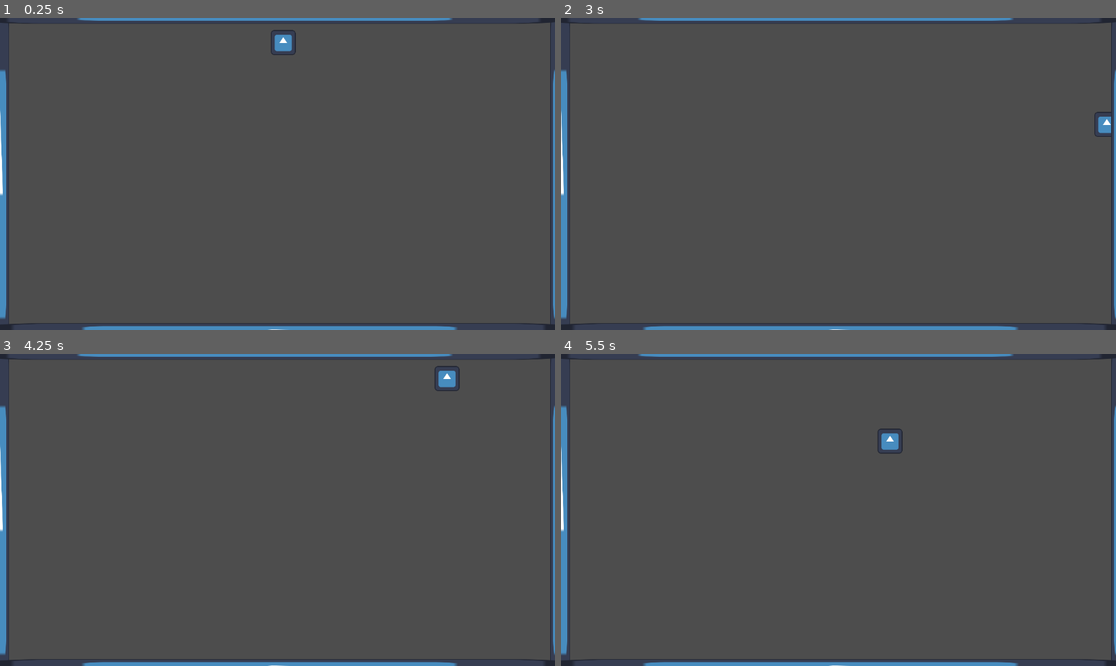
Above: before the commit, frames 1-4 (two rows, left to right).
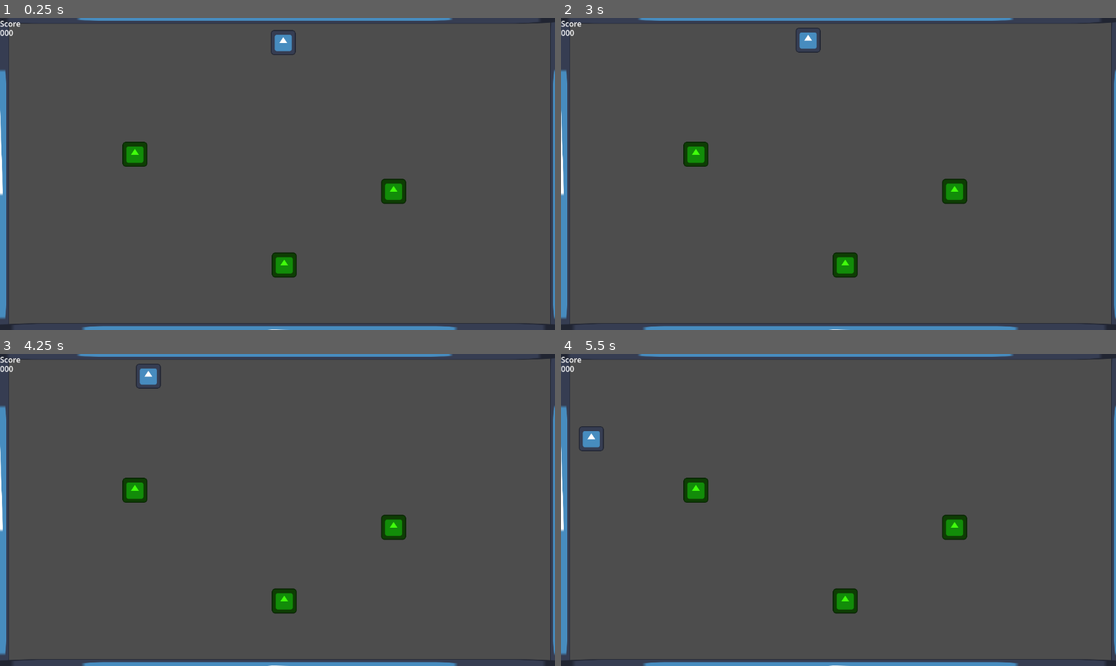
Above: after the commit, the same moments.

Repository: SamCPollock/MeerkaChase
Game: Godot game, scene res://RootScene.tscn
Two runs of this game, one before a commit and one after it. Both use one fixed random seed, a clock stepped at 60 frames per second and the inputs below. The engine's default icon, where the game draws it, is replaced by a stand-in: a white triangle on a blue panel in a dark square.
Inputs:
- Up to frame 1 (0.25 s): no input
- Up to frame 2 (3 s): hold D (right) 0.53-1.28 s; hold S (down) 1.28-2.03 s; hold D (right) 2.03-2.78 s; hold W (up) from 2.78 s (still down)
- Up to frame 3 (4.25 s): release W (up) at 3.53 s; hold A (left) from 3.53 s (still down)
- Up to frame 4 (5.5 s): release A (left) at 5.03 s; hold S (down) from 5.03 s (still down)

The runs differ from the first frame. In frame 1, 1.2% of the frame differs, in the area x 0-74%, y 0-84%; in frame 2, 1.5%; in frame 3, 1.6%, in the area x 0-83%, y 0-84%; in frame 4, 1.6%.
Error before the commit: Invalid call. Nonexistent function 'is_type' in base 'Area2D'. (res://Player.gd:30)

Commit message:
Added score

Diff:
--- /dev/null
+++ b/Pickup.gd
@@ -0,0 +1,20 @@
+extends Node2D
+
+
+
+# Called when the node enters the scene tree for the first time.
+func _ready():
+	pass # Replace with function body.
+
+
+# Called every frame. 'delta' is the elapsed time since the previous frame.
+func _process(delta):
+	pass
+
+
+func _on_area_2d_area_entered(area):
+	print("SOMETHING ENTERED")
+	SignalManagerAutoload.point_collected.emit()
+	if (area.is_in_group("Player")):
+		print("EARNED SCORE!")
+		queue_free()
--- /dev/null
+++ b/Pickup.tscn
@@ -0,0 +1,22 @@
+[gd_scene load_steps=4 format=3 uid="uid://bbp3qkr4la53b"]
+
+[ext_resource type="Script" path="res://Pickup.gd" id="1_cqvrw"]
+[ext_resource type="Texture2D" uid="uid://bdgasfxyuhfa2" path="res://icon.svg" id="1_s0kjf"]
+
+[sub_resource type="CircleShape2D" id="CircleShape2D_lljtv"]
+radius = 67.9154
+
+[node name="Pickup" type="Node2D"]
+script = ExtResource("1_cqvrw")
+
+[node name="Sprite2D" type="Sprite2D" parent="." groups=["Pickup"]]
+modulate = Color(0.254902, 1, 0.0470588, 1)
+scale = Vector2(0.4, 0.4)
+texture = ExtResource("1_s0kjf")
+
+[node name="Area2D" type="Area2D" parent="Sprite2D"]
+
+[node name="CollisionShape2D" type="CollisionShape2D" parent="Sprite2D/Area2D"]
+shape = SubResource("CircleShape2D_lljtv")
+
+[connection signal="area_entered" from="Sprite2D/Area2D" to="." method="_on_area_2d_area_entered"]
--- a/Player.gd
+++ b/Player.gd
@@ -2,6 +2,10 @@
 
 const SPEED = 300.0
 var direction = Vector2.RIGHT
+var originalPos
+
+func _enter_tree():
+	originalPos = position
 
 func _process(delta):
 		get_input()
@@ -27,5 +31,6 @@
 
 
 func _on_area_2d_area_entered(area):
-	if (area.is_type("Wall.tscn")):
-		print("I died!")
+	if (area.is_in_group("Danger")):
+		position = originalPos
+		print ("GAME OVER!!!")
--- a/Player.tscn
+++ b/Player.tscn
@@ -21,7 +21,7 @@
 	pass
 "
 
-[node name="Player" type="CharacterBody2D"]
+[node name="Player" type="CharacterBody2D" groups=["Player"]]
 scale = Vector2(0.4, 0.4)
 script = ExtResource("1_ds07i")
 
@@ -32,7 +32,7 @@
 [node name="Sprite2D" type="Sprite2D" parent="."]
 texture = ExtResource("1_hl6kg")
 
-[node name="Area2D" type="Area2D" parent="."]
+[node name="Area2D" type="Area2D" parent="." groups=["Player"]]
 
 [node name="CollisionShape2D" type="CollisionShape2D" parent="Area2D"]
 shape = SubResource("CircleShape2D_nbel6")
--- a/RootScene.tscn
+++ b/RootScene.tscn
@@ -1,7 +1,9 @@
-[gd_scene load_steps=3 format=3 uid="uid://dqe58pr3brrmj"]
+[gd_scene load_steps=5 format=3 uid="uid://dqe58pr3brrmj"]
 
 [ext_resource type="PackedScene" uid="uid://cb6bp6tf7argk" path="res://Player.tscn" id="1_4gcoe"]
 [ext_resource type="PackedScene" uid="uid://3a8qcopbwt4c" path="res://Wall.tscn" id="2_ot8sh"]
+[ext_resource type="PackedScene" uid="uid://bbp3qkr4la53b" path="res://Pickup.tscn" id="3_nut2p"]
+[ext_resource type="PackedScene" uid="uid://bydwlfupvc5qy" path="res://ui.tscn" id="4_ylb6q"]
 
 [node name="Node2D" type="Node2D"]
 
@@ -25,3 +27,14 @@
 position = Vector2(568, -7)
 rotation = 1.5708
 scale = Vector2(1.48, 9.2)
+
+[node name="Pickup" parent="." instance=ExtResource("3_nut2p")]
+position = Vector2(817, 360)
+
+[node name="Pickup2" parent="." instance=ExtResource("3_nut2p")]
+position = Vector2(280, 283)
+
+[node name="Pickup3" parent="." instance=ExtResource("3_nut2p")]
+position = Vector2(590, 513)
+
+[node name="UI" parent="." instance=ExtResource("4_ylb6q")]
--- /dev/null
+++ b/SignalManager_Autoload.gd
@@ -0,0 +1,3 @@
+extends Node
+
+signal point_collected
--- a/Wall.tscn
+++ b/Wall.tscn
@@ -5,7 +5,7 @@
 [sub_resource type="RectangleShape2D" id="RectangleShape2D_gk2fe"]
 size = Vector2(24, 124)
 
-[node name="Wall2" type="Area2D"]
+[node name="Wall2" type="Area2D" groups=["Danger"]]
 
 [node name="Wall" type="CollisionShape2D" parent="."]
 position = Vector2(0, 2)
--- a/project.godot
+++ b/project.godot
@@ -14,6 +14,10 @@
 run/main_scene="res://RootScene.tscn"
 config/features=PackedStringArray("4.1", "Forward Plus")
 config/icon="res://icon.svg"
+
+[autoload]
+
+SignalManagerAutoload="*res://SignalManager_Autoload.gd"
 
 [dotnet]
 
--- /dev/null
+++ b/tail_segment.gd
@@ -0,0 +1,12 @@
+extends Node2D
+
+var nodeToFollow
+
+# Called when the node enters the scene tree for the first time.
+func _ready():
+	pass # Replace with function body.
+
+
+# Called every frame. 'delta' is the elapsed time since the previous frame.
+func _process(delta):
+	position = nodeToFollow.position
--- /dev/null
+++ b/tail_segment.tscn
@@ -0,0 +1,11 @@
+[gd_scene load_steps=3 format=3 uid="uid://b35eipb0f7s2b"]
+
+[ext_resource type="Texture2D" uid="uid://bdgasfxyuhfa2" path="res://icon.svg" id="1_ad2j7"]
+[ext_resource type="Script" path="res://tail_segment.gd" id="1_ts0k2"]
+
+[node name="TailSegment" type="Node2D"]
+script = ExtResource("1_ts0k2")
+
+[node name="Sprite2D" type="Sprite2D" parent="."]
+modulate = Color(1, 0.345098, 0.152941, 1)
+texture = ExtResource("1_ad2j7")
--- /dev/null
+++ b/ui.gd
@@ -0,0 +1,18 @@
+extends Node2D
+
+var score = 0
+
+# Called when the node enters the scene tree for the first time.
+func _ready():
+	SignalManagerAutoload.point_collected.connect(update_score)
+	pass # Replace with function body.
+
+
+# Called every frame. 'delta' is the elapsed time since the previous frame.
+func _process(delta):
+	pass
+
+
+func update_score():
+	score += 1
+	$PointValue.text = str(score)
--- /dev/null
+++ b/ui.tscn
@@ -0,0 +1,18 @@
+[gd_scene load_steps=2 format=3 uid="uid://bydwlfupvc5qy"]
+
+[ext_resource type="Script" path="res://ui.gd" id="1_qrfhn"]
+
+[node name="UI" type="Node2D"]
+script = ExtResource("1_qrfhn")
+
+[node name="ScoreLabel" type="Label" parent="."]
+offset_right = 40.0
+offset_bottom = 23.0
+text = "Score"
+
+[node name="PointValue" type="Label" parent="."]
+offset_top = 19.0
+offset_right = 43.0
+offset_bottom = 45.0
+text = "000
+"
